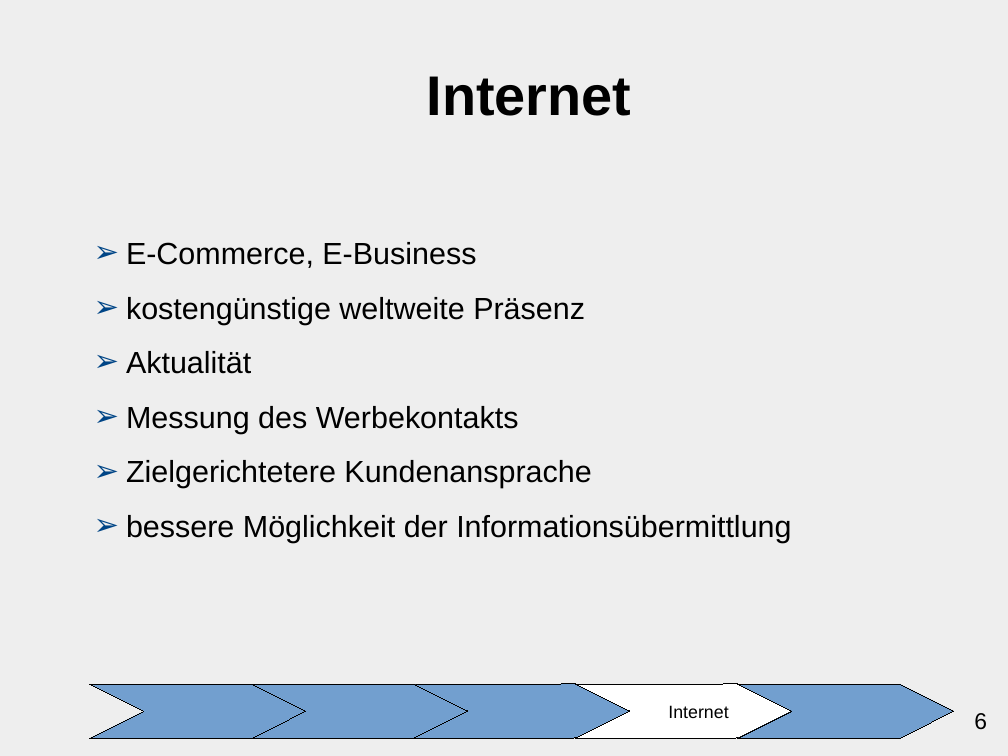
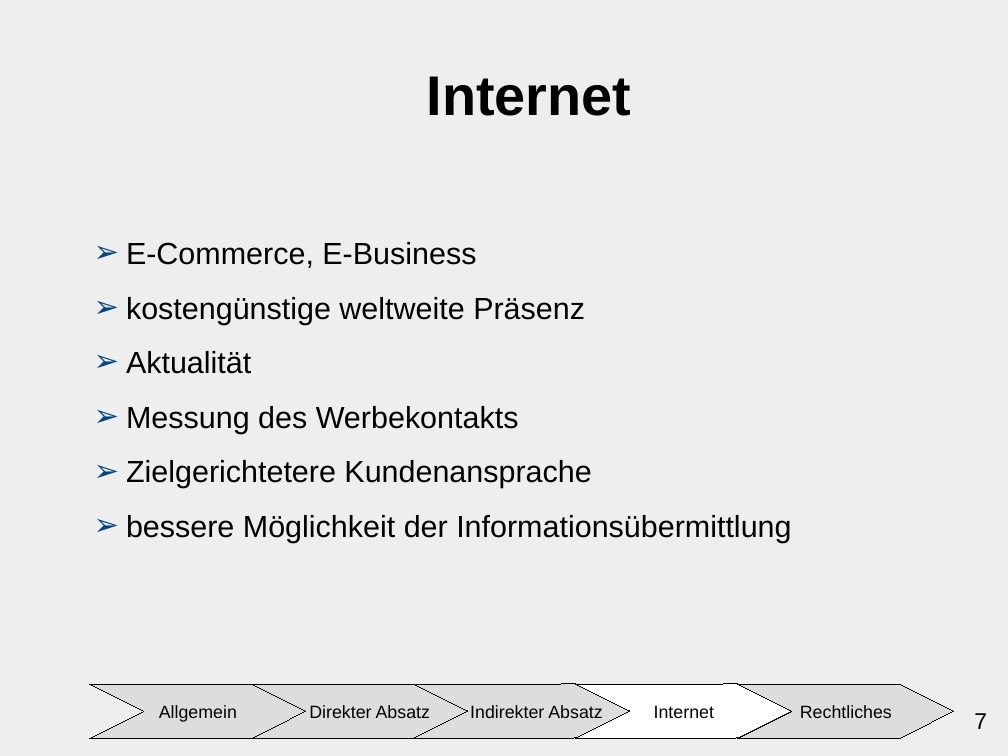
Before and after one commit to ChristianMarzianGithub/WGBlockWoche2Praesentation, a slide deck: slide 7 of TemplateHellGrauBlau.odp (slide 6 before the commit). Drawn at 1008x756 pixels with LibreOffice and Linux fonts; fonts in the diff are those of the drawing. Boxes give left, top, right and bottom in pixels: in the first picture for what was removed or moved away, otherwise in the second. Text is boxed around its words. In the diff, an @@ line names an element or a change of style, - is before the commit and + after.

```diff
--- a/TemplateHellGrauBlau.odp
+++ b/TemplateHellGrauBlau.odp
@@ freeform shape removed at [90,684,306,738] @@
@@ freeform shape added at [90,684,306,738], fill #DDDDDD, outline #000000 0 pt, 14 pt, text #000000 @@
+Allgemein
@@ freeform shape removed at [252,684,468,738] @@
@@ freeform shape added at [252,684,468,738], fill #DDDDDD, outline #000000 0 pt, 14 pt, text #000000 @@
+Direkter Absatz
@@ freeform shape removed at [414,684,630,738] @@
@@ freeform shape added at [414,684,630,738], fill #DDDDDD, outline #000000 0 pt, 14 pt, text #000000 @@
+Indirekter Absatz
@@ freeform shape removed at [738,684,954,738] @@
@@ freeform shape added at [738,684,954,738], fill #DDDDDD, outline #000000 0 pt, 14 pt, text #000000 @@
+Rechtliches
@@ page number at [974,713,987,729]: text changed @@
-6
+7
```
Also in this commit, not shown: 5 other slides changed, 1 slide added.
